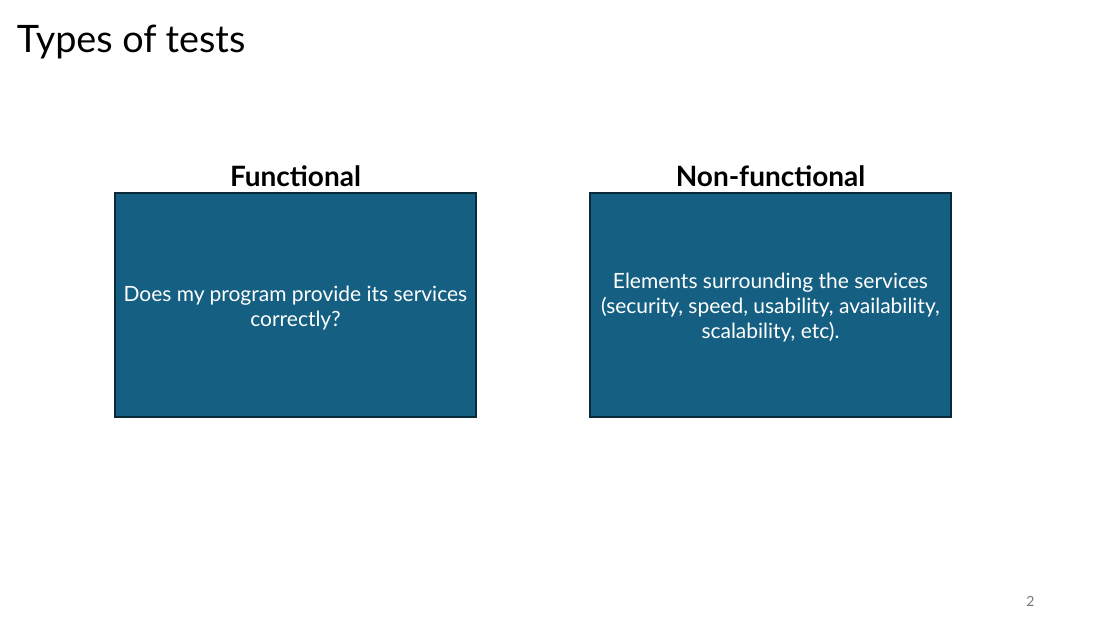
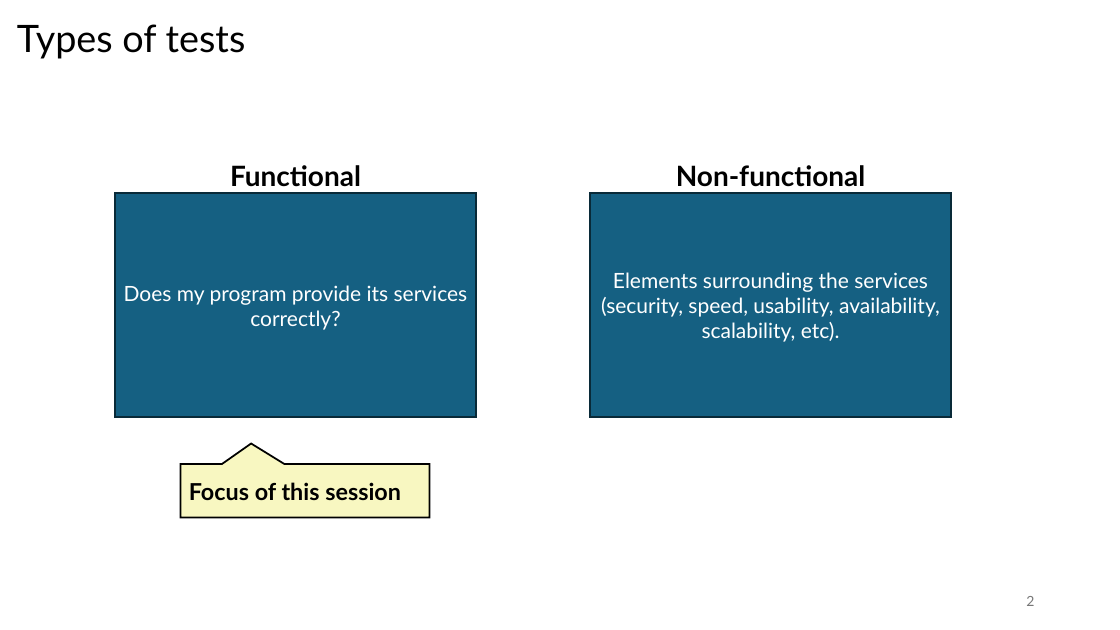
Before and after one commit to sefop/training-testing-python, a slide deck: slide 2 of exercises/unit-tests/instructions.pptx. Drawn at 1120x630 pixels with LibreOffice and Linux fonts; fonts in the diff are those of the drawing. Boxes give left, top, right and bottom in pixels: in the first picture for what was removed or moved away, otherwise in the second. Text is boxed around its words. In the diff, an @@ line names an element or a change of style, - is before the commit and + after.

```diff
--- a/exercises/unit-tests/instructions.pptx
+++ b/exercises/unit-tests/instructions.pptx
@@ speech box added at (x1=181, y1=464, x2=430, y2=518), fill #F8F7C1, outline #000000 1.5 pt, 20 pt, text #000000, bold @@
+Focus of this session
```
Also in this commit, not shown: 3 other slides changed, 2 slides added, 2 other files.
